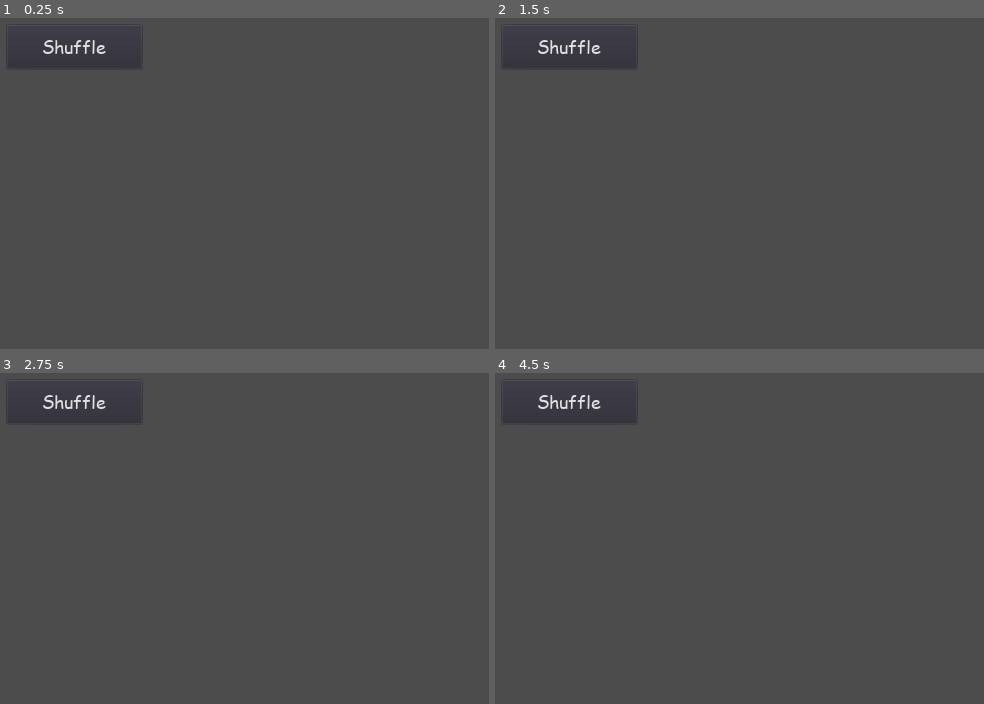
Above: before the commit, frames 1-4 (two rows, left to right).
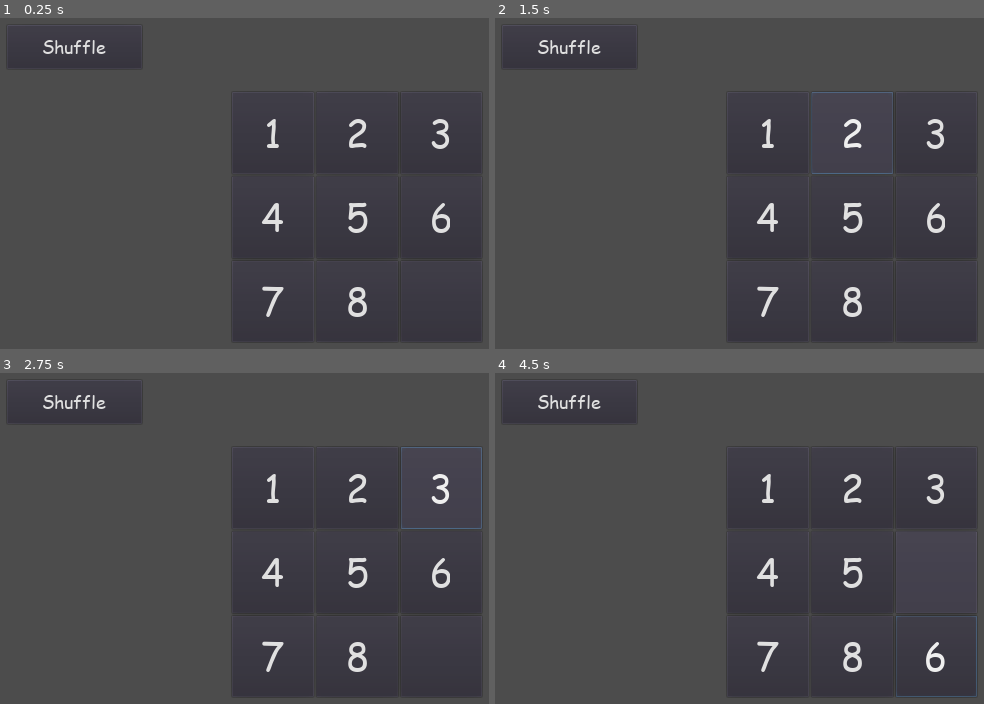
Above: after the commit, the same moments.

Repository: Minoxs/8PuzzleGodot
Game: Godot game, scene res://scenes/game.tscn
The game is run twice, just before and just after one commit, with the same random seed, the same clock (stepped at 60 frames per second) and the same inputs.
Inputs (mouse positions are in pixels of both pictures, inside the frame that each line leads up to):
- Up to frame 1 (0.25 s): no input
- Up to frame 2 (1.5 s): click (768, 133) at 0.5 s, where only the run after the commit has a clickable "1"; click (851, 133) at 1.25 s, where only the run after the commit has a clickable "2"
- Up to frame 3 (2.75 s): click (440, 488) at 2 s, where only the run after the commit has a clickable "3"
- Up to frame 4 (4.5 s): click (768, 571) at 2.75 s, where only the run after the commit has a clickable "4"; click (851, 571) at 3.5 s, where only the run after the commit has a clickable "5"; click (935, 571) at 4.25 s, where only the run after the commit has a clickable "6"

The runs differ from the first frame. In frame 1, 1.4% of the frame differs, in the area x 51-95%, y 30-92%; in frame 2, 1.6%; in frame 3, 1.7%, in the area x 51-99%, y 22-92%; in frame 4, 1.6%.
Error before the commit: Parse Error: The identifier "Shuffles" isn't declared in the current scope. (res://scripts/puzzle.gd:46)

Commit message:
Create identifier for game state

Diff:
--- a/scripts/puzzle.gd
+++ b/scripts/puzzle.gd
@@ -1,9 +1,13 @@
 class_name Puzzle
 extends GridContainer
 
+export var Shuffles := 1000
 export var TileScene: String
 var EmptyTileObj: PuzzleTile
 var EmptyTileIdx := 8
+
+var GameState: String
+var StateHash: int = 0
 
 func _ready():
 	var TileSceneRes := load(TileScene)
@@ -15,10 +19,12 @@
 		TileSceneInstance.set_pos(pos)
 		TileSceneInstance.set_text(str(p+1) if p != 8 else " ")
 		self.add_child(TileSceneInstance)
+		GameState += TileSceneInstance.ID
 
 		pos.x = int(pos.x + 1) % 3
 		if (p % 3) == 2:
 			pos.y += 1
+
 	EmptyTileObj = get_child(EmptyTileIdx)
 
 func handle_click(tile: PuzzleTile):
@@ -27,6 +33,10 @@
 	if dist.length() == 1:
 		# Calculate new tree index of empty tile
 		var new_idx := int(pos.x + pos.y * 3)
+		# Reset hash
+		GameState[EmptyTileIdx] = tile.ID
+		GameState[new_idx] = EmptyTileObj.ID
+		StateHash = 0
 		# Move in the vertical direction first if needed
 		if dist.y != 0:
 			move_child(tile, EmptyTileIdx)
@@ -34,6 +44,11 @@
 		move_child(EmptyTileObj, new_idx)
 		EmptyTileObj.set_pos(pos)
 		EmptyTileIdx = new_idx
+
+func get_state() -> int:
+	if StateHash == 0:
+		StateHash = hash(GameState)
+	return StateHash
 
 func _shuffle(num_shuffles: int):
 	var children := get_children()
--- a/scripts/tile.gd
+++ b/scripts/tile.gd
@@ -4,10 +4,11 @@
 var GameBoard: GridContainer
 var EmptyTile: bool = true
 var CurrentPos: Vector2
+var ID: String
 
 func set_text(label):
 	text = label
-	EmptyTile = false
+	EmptyTile = len(label.strip_edges()) == 0
 
 func set_rect_size(sz: Vector2):
 	rect_size = sz
@@ -18,6 +19,7 @@
 
 func _ready():
 	GameBoard = get_parent()
+	ID = "_" if EmptyTile else text
 
 func _on_PuzzleTile_pressed():
 	if EmptyTile:
